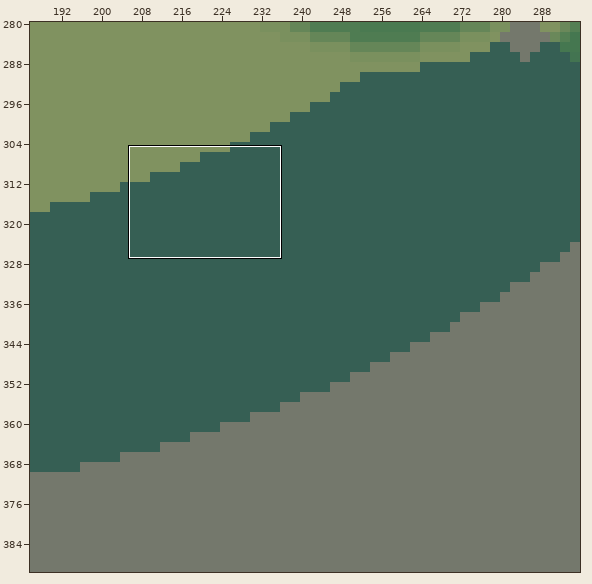
LDtk project: game/content/maps/world.ldtk. The first picture is a wide view before the edit; the outline marks the close-up.
Close-up. Before the edit:
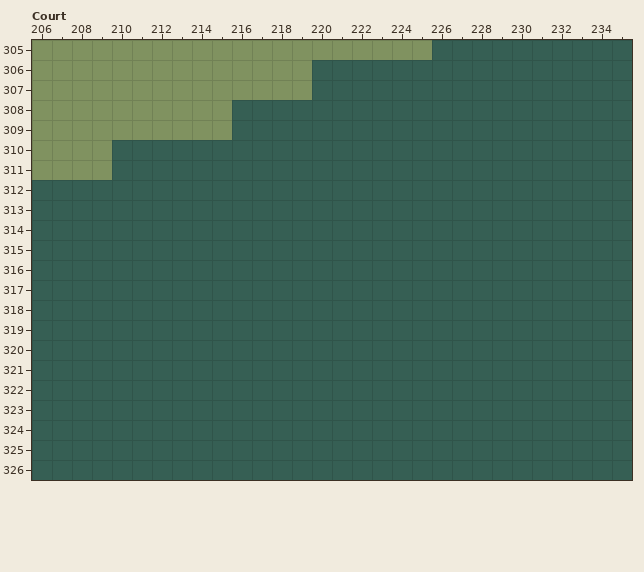
Cells are 10x10 px. Shown: Court x 206..235, y 305..326. The commit also changed other parts of the map, which this record leaves out. The old version is drawn lined up with the new one.
After:
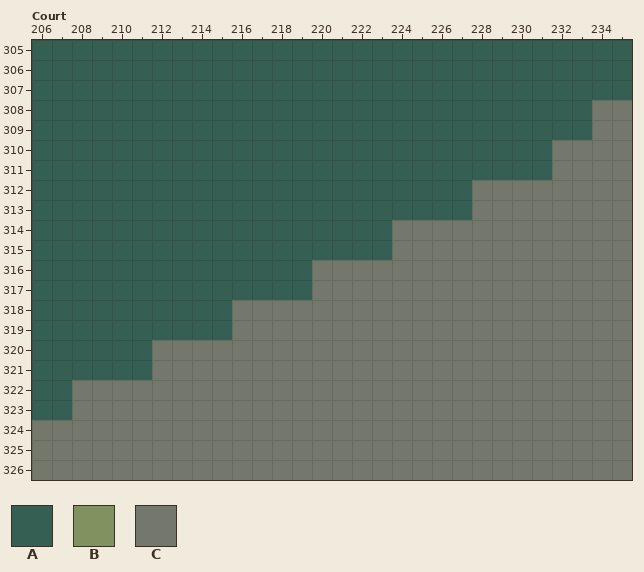
Key: from "Height": A 12 "t12", B 31 "t31"; from "Terrain": C 1 "rock".
_ is an empty cell.
Change:
map size 504x502 -> 432x430 cells (old content now starts at 0,-36; both pictures use the new coordinates)
Layer "Height":
Tile B becomes tile A in row 305 at x 206 to 225; in rows 306 to 307 at x 206 to 219; in rows 308 to 309 at x 206 to 215; in rows 310 to 311 at x 206 to 209.
The edit erases tile A in rows 308 to 309 at x 234 to 235; in rows 310 to 311 at x 232 to 235; in rows 312 to 313 at x 228 to 235; in rows 314 to 315 at x 224 to 235; in rows 316 to 317 at x 220 to 235; in rows 318 to 319 at x 216 to 235.
The edit erases tile A in rows 320 to 321 at x 212 to 235; in rows 322 to 323 at x 208 to 235; in rows 324 to 326 at x 206 to 235.
Layer "Terrain":
The author put tile C in rows 308 to 309 at x 234 to 235; in rows 310 to 311 at x 232 to 235; in rows 312 to 313 at x 228 to 235; in rows 314 to 315 at x 224 to 235; in rows 316 to 317 at x 220 to 235; in rows 318 to 319 at x 216 to 235.
The author put tile C in rows 320 to 321 at x 212 to 235; in rows 322 to 323 at x 208 to 235; in rows 324 to 326 at x 206 to 235.
Changed places in both close-ups, as pixel boxes (x1, y1, x2, y2):
changed: (32, 40, 632, 480)
